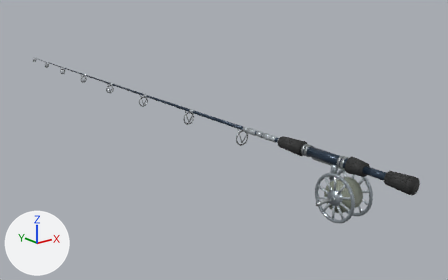
The glTF model assets/models/rods/reed_fly.glb, before and after one commit.
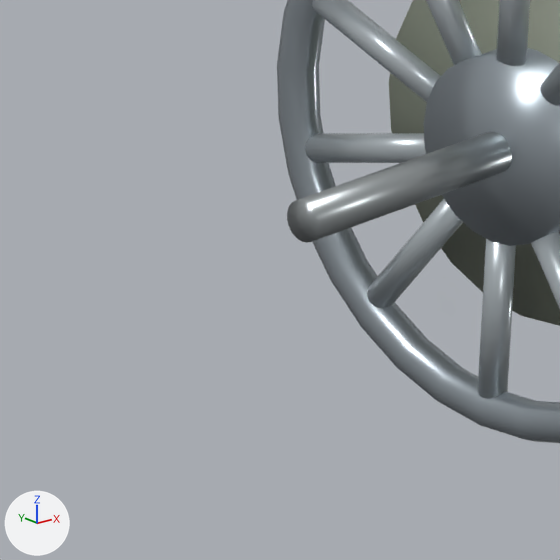
There are two pictures of each version: one whole from a 50 mm lens placed at (-1.012, -0.879, 0.456), pointed at (0.15, 0.574, -0.126), one close up on the part from 65% to 76% of the width and 66% to 83% of the height. Lighting does not change. The marker at lower left points along +X, +Y and +Z. The last two pictures show the newer version. Where no turn or scale is listed for an object, it has been applied to the vertices. Vertices at exactly the same position are counted once.

Before the edit, the objects in view are built like this:
```python
me_cone_361 = bpy.data.meshes.new('Cone.361')
me_cone_361.from_pydata(...)  # 7822 vertices, 15380 faces; spans x -0.08..0.04, y -0.96..0.95, z -0.13..0.02
# faces by material slot: [276, 460, 6120, 3036, 4096, 1300, 92]
me_cone_361.materials.append(mat_reed_fly_blank)  # dark blue #2c3c4d
me_cone_361.materials.append(mat_matte_eva)  # black #2c2d2d
me_cone_361.materials.append(mat_brushed_stainless)  # grey #a6acad
me_cone_361.materials.append(mat_reed_fly_wraps)  # light grey #b8c0c5
me_cone_361.materials.append(mat_ceramic_guide_inserts)  # dark grey #424545
me_cone_361.materials.append(mat_reed_fly_reel_finish)  # grey #a6afb6
me_cone_361.materials.append(mat_wound_nylon)  # grey #8b9384
ob_tapered_carbon_blank_005 = bpy.data.objects.new('Tapered carbon blank.005', me_cone_361)
ob_tapered_carbon_blank_005.location = (0.0, 0.745, 0.0)
```
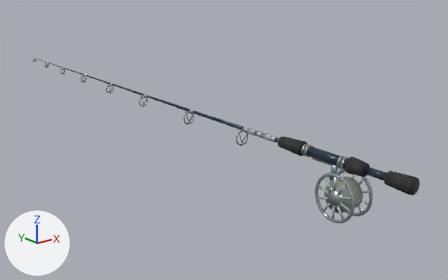
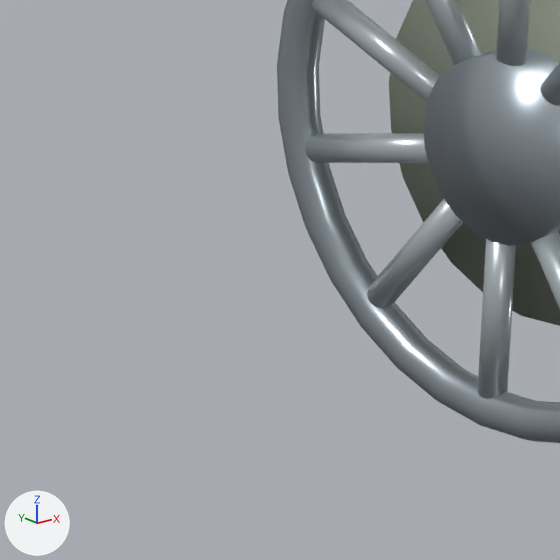
Patch to the scene script:
```diff
--- a/assets/models/rods/reed_fly.glb.py
+++ b/assets/models/rods/reed_fly.glb.py
@@ me_cone_361 @@
 # used by ob_tapered_carbon_blank_005; location = (0.0, 0.745, 0.0)
-me_cone_361.from_pydata(...)  # 7822 vertices, 15380 faces; spans x -0.08..0.04, y -0.96..0.95, z -0.13..0.02
+me_cone_361.from_pydata(...)  # 7774 vertices, 15288 faces; spans x -0.03..0.04, y -0.96..0.95, z -0.13..0.02
+# me_cone_361 part 1
+# 48 vertices are removed from x -0.08..0.0, y -0.79..-0.78, z -0.08..-0.07
+# 127 faces are deleted
+# 2 vertices move within x 0.0, y -0.79, z -0.07
+# 35 new faces join them, mat_reed_fly_reel_finish (grey #a6afb6)
 me_cone_361.materials.append(mat_reed_fly_blank)
```

Boxes (x1, y1, x2, y2) around the edits, measured in the close-ups (560 x 560 px):
part 1 of me_cone_361, cut back
    before: (287, 131, 512, 243)
